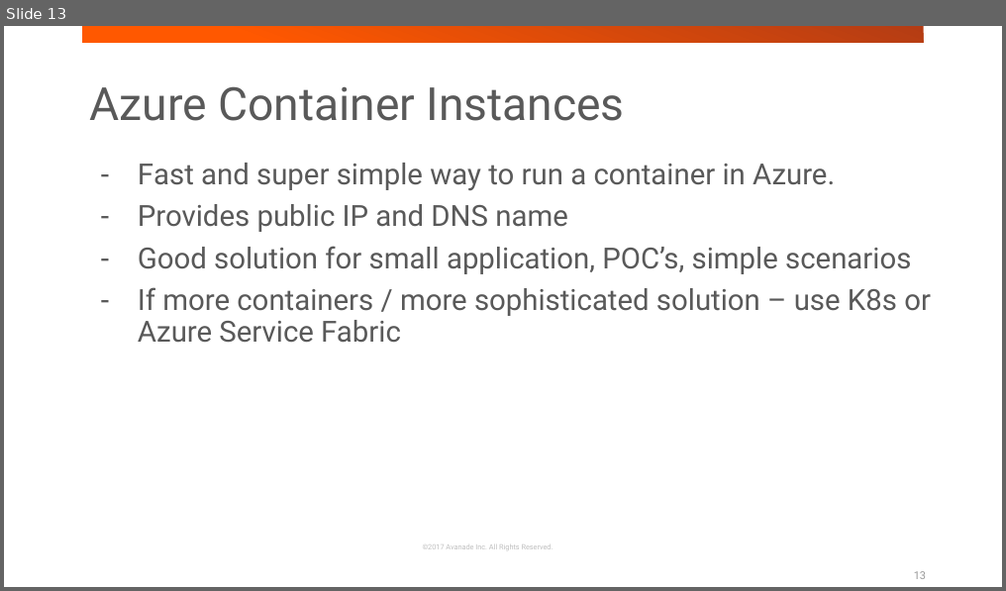
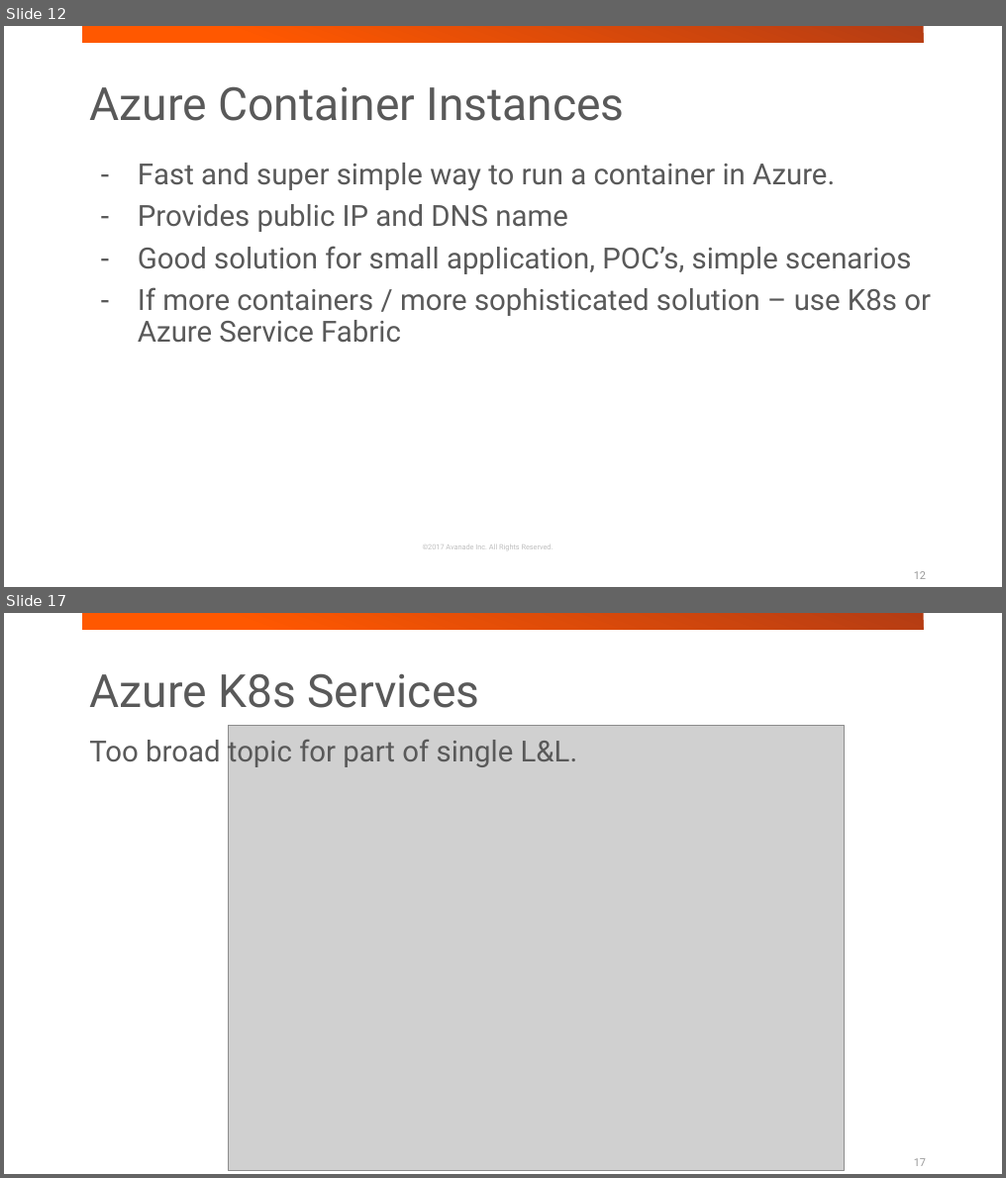
Before and after one commit to jakubgw/azure-containerization, a slide deck: azure-containerization.pptx. Shown one above the other, each under a label of ours: slide 13 before the commit, slides 12 and 17 after it; the slides between them are not shown. The pictures are 1006x591 and 1006x1178 pixels, drawn with LibreOffice and Linux fonts; fonts in the diff are those of the drawing; grey boxes stand for pictures; background and template pictures are left out. Boxes give left, top, right and bottom in pixels: in the first picture for what was removed or moved away, otherwise in the second. Text is boxed around its words. In the diff, an @@ line names an element or a change of style, - is before the commit and + after.

```diff
--- a/azure-containerization.pptx
+++ b/azure-containerization.pptx
@@ slide 17 added at [4,613,1002,1174], background #FFFFFF; not listed: 1 template element that a slide beside it also shows @@
@@ text added at [89,673,479,708], 44 pt, text #595959 @@
+Azure K8s Services
@@ picture added at [228,725,844,1170] @@
@@ text added at [89,735,578,769], 28 pt, text #595959 @@
+Too broad topic for part of single L&L.
@@ page number added at [914,1158,926,1166], 10.5 pt, text #9B9B9B @@
+17
@@ what was slide 13 is now slide 12 @@
```
Also in this commit, not shown: 4 slides changed, 5 other slides added, 2 slides removed, 6 other files.
